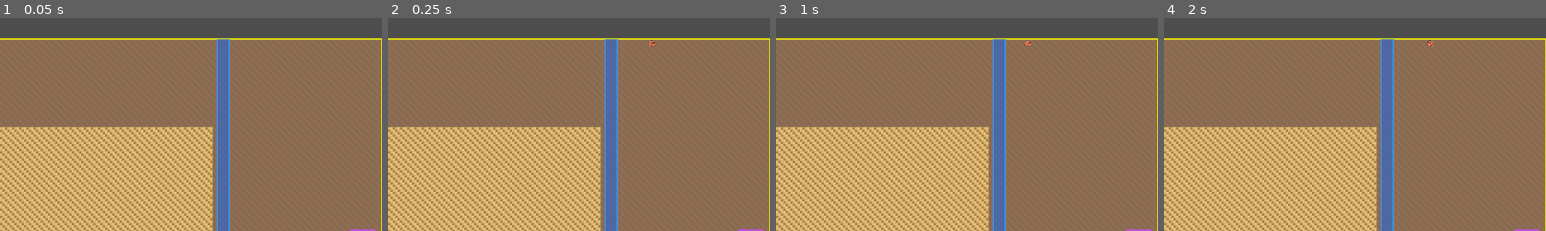
Above: before the commit, frames 1-4 (left to right).
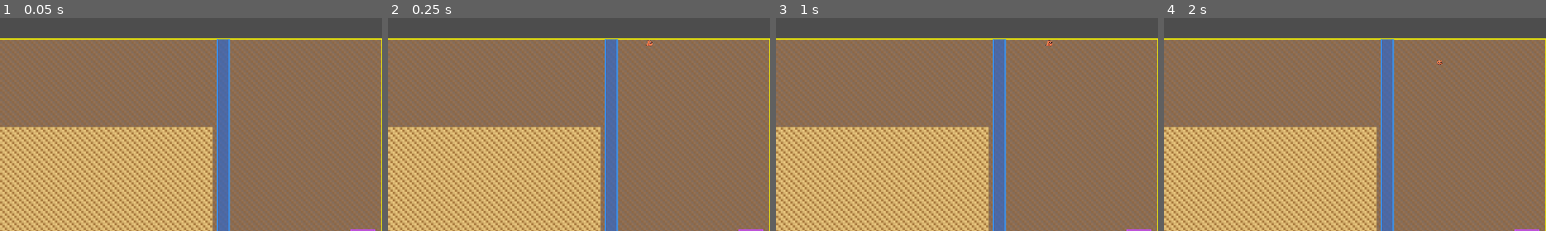
Above: after the commit, the same moments.

Repository: mamo1016/ecosystem-game
Game: Godot game, scene res://world.tscn
Two runs of this game, one before a commit and one after it. Both use one fixed random seed, a clock stepped at 60 frames per second and the inputs below.
Inputs:
- Up to frame 1 (0.05 s): no input
- Up to frame 2 (0.25 s): no input
- Up to frame 3 (1 s): click "Super Seed [Cost: 10]" at 0.5 s
- Up to frame 4 (2 s): click "Grass [Cost: 3]" at 1.25 s
The pictures show only the part of the screen within x 50-100%, y 0-50%; the shares and areas given below are measured in that part.

Frame 1 is identical in both runs. In frame 2, less than 0.1% of the frame differs, in the area x 67-70%, y 10-14%; in frame 3, less than 0.1%, in the area x 65-73%, y 10-14%; in frame 4, less than 0.1%.

Commit message:
Apex takes 5s to eat 1 herbivore; herbivores move 20% slower than apex
Co-Authored-By: Claude Sonnet 4.6 <noreply@anthropic.com>

Diff:
--- a/world.gd
+++ b/world.gd
@@ -119,6 +119,7 @@
 	var full_timer: int      = 0   # ticks since last meal; exceeds FULL_DURATION → starving
 	var starve_timer: int    = 0   # ticks while starving; exceeds STARVE_LIMIT → dies
 	var age:        int      = 0
+	var eat_cd:     int      = 0   # eating cooldown ticks
 	var scan_cd:    int      = 0
 	var target:     Vector2i = Vector2i(-1, -1)
 	var facing:     Vector2i = Vector2i.ZERO
@@ -570,6 +571,9 @@
 					set_tile(poop, MATURE)
 
 			var moved = false
+			# Herbivores are slightly slower than hunters (20% skip)
+			if randf() < 0.2:
+				moved = true
 			# Flee from nearest apex within 15 tiles (highest priority)
 			if not moved:
 				for a in apexes:
@@ -663,18 +667,22 @@
 
 		# 4x movement loop
 		for i in range(1):
+			if a.eat_cd > 0:
+				a.eat_cd -= 1
 			var my_rect = Rect2i(a.pos.x, a.pos.y, ANIMAL_SIZE, ANIMAL_SIZE)
-			for j in range(predators.size() - 1, -1, -1):
-				var p_rect = Rect2i(predators[j].pos.x, predators[j].pos.y, ANIMAL_SIZE, ANIMAL_SIZE)
-				if my_rect.intersects(p_rect):
-					predators.remove_at(j)
-					a.stomach += 1
-					a.is_full = true
-					a.full_timer = 0
-					while a.stomach >= APEX_FOOD_TO_BREED:
-						a.stomach -= APEX_FOOD_TO_BREED
-						_try_spawn_offspring(a.pos, alive, a.home)
-					break
+			if a.eat_cd == 0:
+				for j in range(predators.size() - 1, -1, -1):
+					var p_rect = Rect2i(predators[j].pos.x, predators[j].pos.y, ANIMAL_SIZE, ANIMAL_SIZE)
+					if my_rect.intersects(p_rect):
+						predators.remove_at(j)
+						a.stomach += 1
+						a.is_full = true
+						a.full_timer = 0
+						a.eat_cd = 50  # 5 seconds at 10 ticks/sec
+						while a.stomach >= APEX_FOOD_TO_BREED:
+							a.stomach -= APEX_FOOD_TO_BREED
+							_try_spawn_offspring(a.pos, alive, a.home)
+						break
 
 			var view_rect = Rect2i(a.pos.x - APEX_SCAN_RANGE, a.pos.y - APEX_SCAN_RANGE, ANIMAL_SIZE + APEX_SCAN_RANGE * 2, ANIMAL_SIZE + APEX_SCAN_RANGE * 2)
 			var best_p = null
